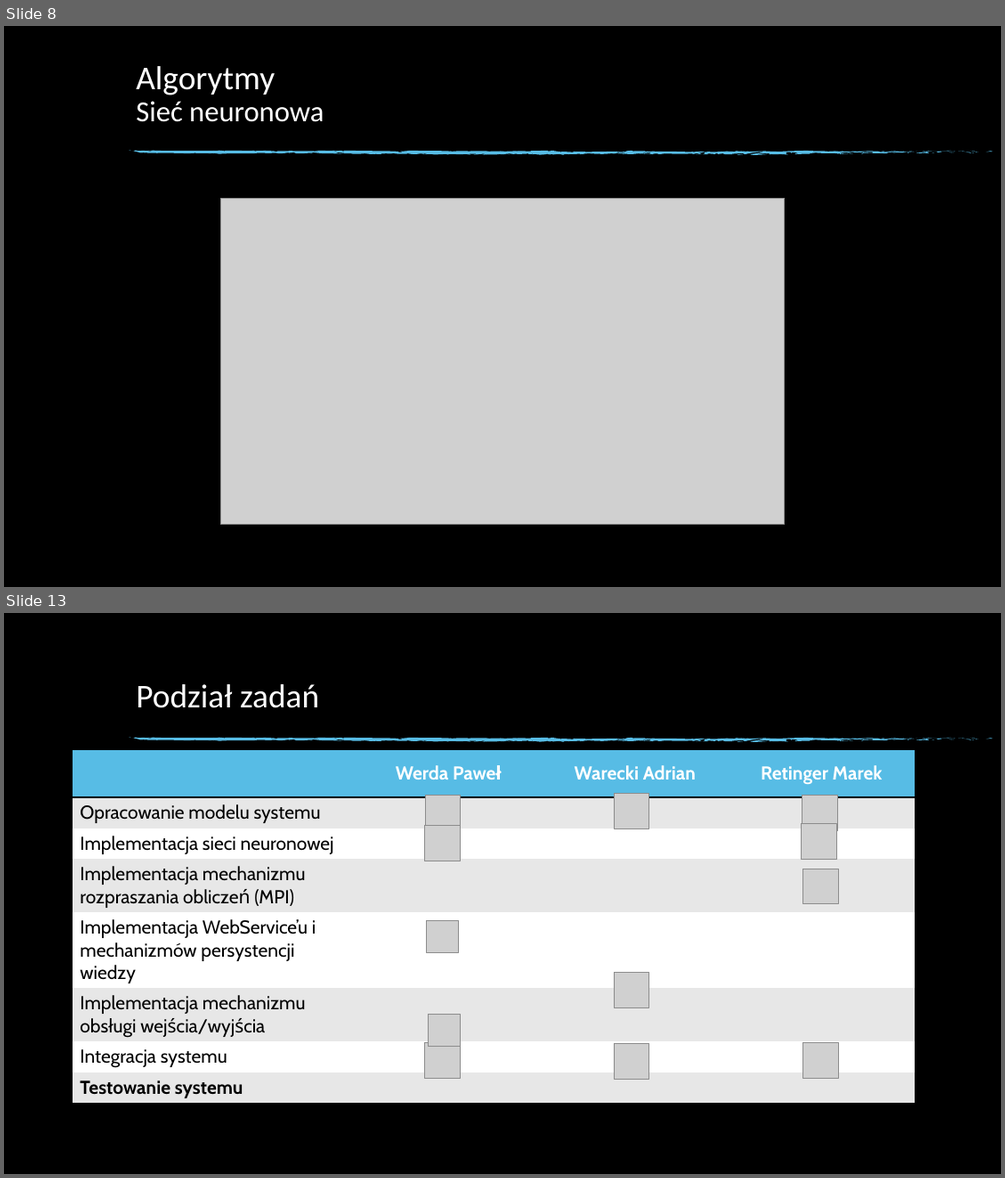
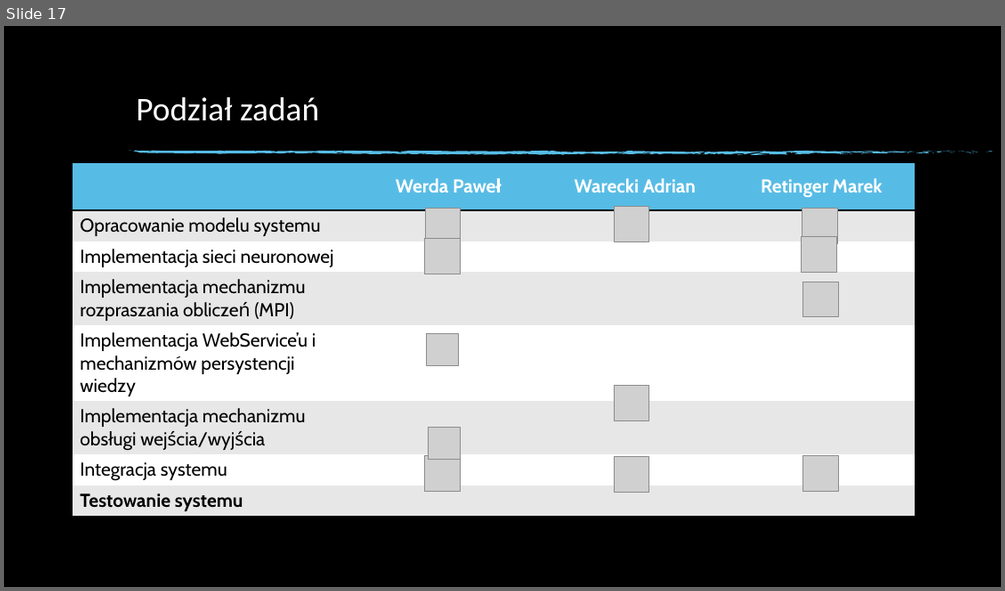
Before and after one commit to primu/BSEProjekt, a slide deck: presentation/PR_1_1.pptx. Shown one above the other, each under a label of ours: slides 8 and 13 before the commit, slide 17 after it; the slides between them are not shown. The pictures are 1005x1178 and 1005x591 pixels, drawn with LibreOffice and Linux fonts; fonts in the diff are those of the drawing; grey boxes stand for pictures; background and template pictures are left out. Boxes give left, top, right and bottom in pixels: in the first picture for what was removed or moved away, otherwise in the second. Text is boxed around its words. In the diff, an @@ line names an element or a change of style, - is before the commit and + after.

```diff
--- a/presentation/PR_1_1.pptx
+++ b/presentation/PR_1_1.pptx
@@ slide 8 removed at (4,26,1001,587), background picture (left out); not listed: 74 template elements that a slide beside it also shows @@
@@ title removed at (136,66,324,122) @@
-Algorytmy
-Sieć neuronowa
@@ picture removed at (220,198,784,524) @@
@@ what was slide 13 is now slide 17 @@
```
Also in this commit, not shown: 5 slides changed, 11 slides added, 6 other slides removed.
